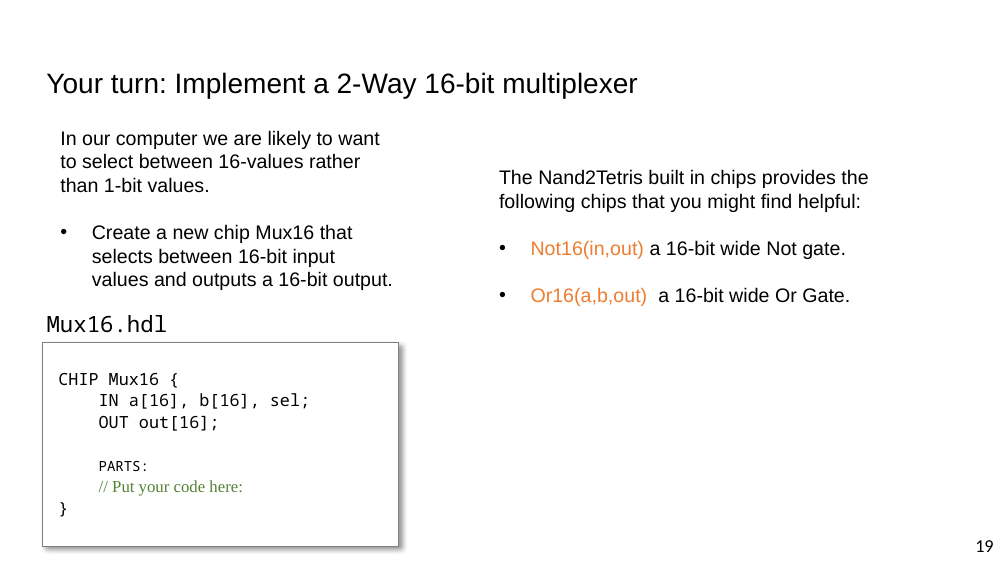
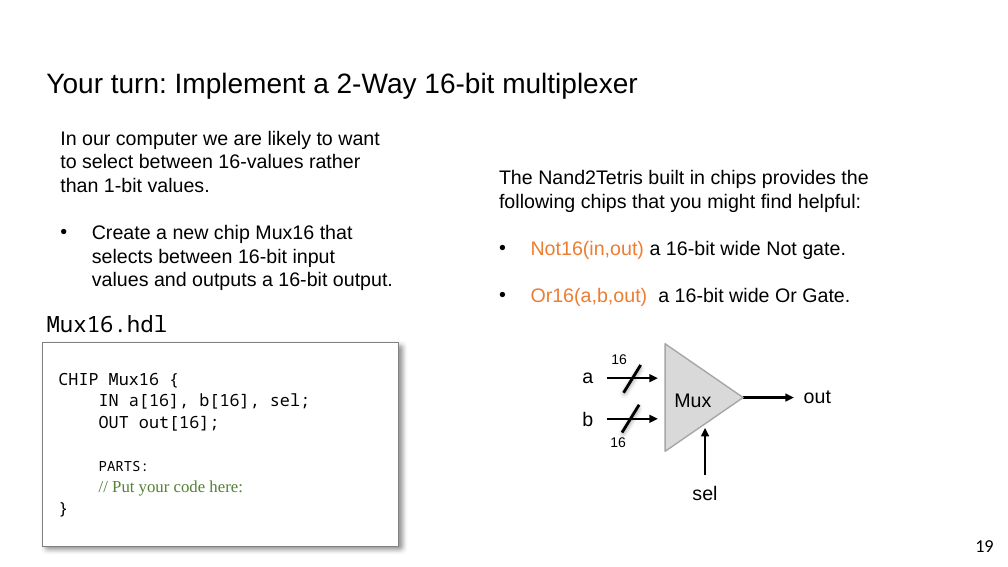
Before and after one commit to vcboy1/Leeds, a slide deck: slide 19 of 26fall/1860/Lecture/Week1.5/Lab 1.5.2 HDL & CAD LAB 2.pptx. Drawn at 1008x567 pixels with LibreOffice and Linux fonts; fonts in the diff are those of the drawing; background and template pictures are left out. Boxes give left, top, right and bottom in pixels: in the first picture for what was removed or moved away, otherwise in the second. Text is boxed around its words. In the diff, an @@ line names an element or a change of style, - is before the commit and + after.

```diff
--- a/26fall/1860/Lecture/Week1.5/Lab 1.5.2 HDL & CAD LAB 2.pptx
+++ b/26fall/1860/Lecture/Week1.5/Lab 1.5.2 HDL & CAD LAB 2.pptx
@@ text added at [611, 354, 627, 364], 10 pt, text #000000 @@
+16
@@ triangle added at [665, 344, 743, 452], fill #D9D9D9, outline #A6A6A6 1 pt @@
@@ text added at [582, 372, 593, 384], 14 pt, text #000000 @@
+a
@@ arrow added from (607, 378) to (658, 378), #000000 1.5 pt @@
@@ line added from (641, 365) to (624, 393), #000000 2 pt @@
@@ text added at [582, 411, 593, 427], 14 pt, text #000000 @@
+b
@@ arrow added from (607, 418) to (658, 418), #000000 1.5 pt @@
@@ line added from (639, 405) to (622, 432), #000000 2 pt @@
@@ text added at [674, 393, 711, 407], 14 pt, text #000000 @@
+Mux
@@ arrow added from (743, 397) to (794, 397), #000000 1.5 pt @@
@@ text added at [804, 390, 831, 404], 14 pt, text #000000 @@
+out
@@ text added at [610, 437, 626, 447], 10 pt, text #000000 @@
+16
@@ arrow added from (705, 475) to (705, 428), #000000 1.5 pt @@
@@ text added at [692, 485, 717, 501], 14 pt, text #000000 @@
+sel
```
Also in this commit, not shown: 12 other slides changed, 5 slides added, 1 slide removed, 7 other files.
